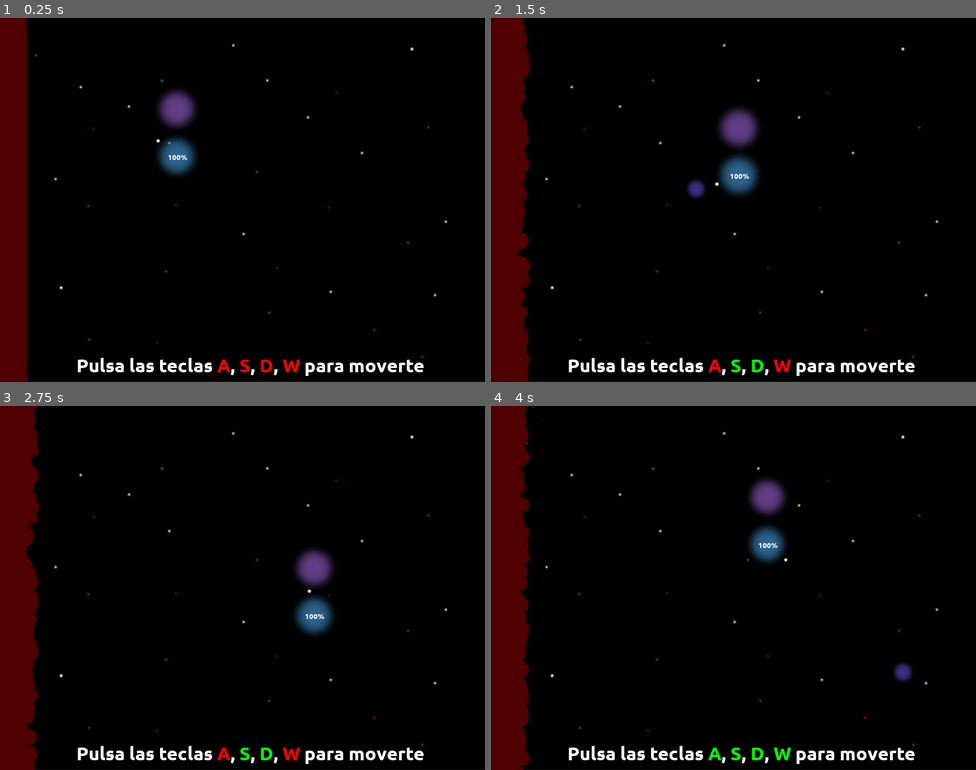
Above: before the commit, frames 1-4 (two rows, left to right).
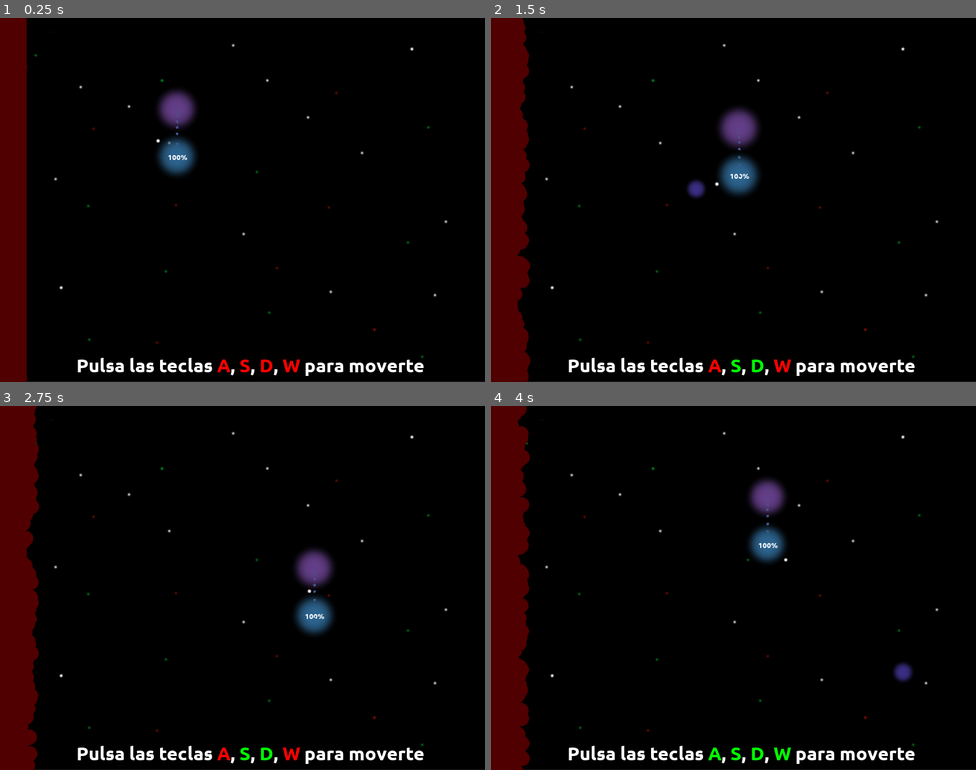
Above: after the commit, the same moments.

Repository: moisesjbc/cinco-etapas
Game: Godot game, scene res://scenes/main_scene/main_scene.tscn
Two runs of this game, one before a commit and one after it. Both use one fixed random seed, a clock stepped at 60 frames per second and the inputs below.
Inputs (mouse positions are in pixels of both pictures, inside the frame that each line leads up to):
- Up to frame 1 (0.25 s): no input
- Up to frame 2 (1.5 s): tap Enter at 0.5 s; move the mouse to (840, 181) at 0.52 s; hold Right (ui_right) 0.53-1.28 s; tap Space at 0.6, 0.77, 1.07, 1.35 s; click (840, 181) at 0.67 s; move the mouse to (636, 218) at 1.27 s; hold Down (ui_down) from 1.28 s (still down); click (636, 218) at 1.42 s
- Up to frame 3 (2.75 s): tap Space at 1.52, 1.82, 2.1 s; move the mouse to (291, 507) at 2.02 s; release Down (ui_down) at 2.03 s; hold Right (ui_right) from 2.03 s (still down); click (291, 507) at 2.17 s
- Up to frame 4 (4 s): move the mouse to (709, 660) at 2.77 s; release Right (ui_right) at 2.78 s; hold Up (ui_up) 2.78-3.53 s; tap Space at 2.85, 3.02, 3.32, 3.6, 3.77 s; click (709, 660) at 2.92 s; move the mouse to (879, 642) at 3.52 s; hold Left (ui_left) from 3.53 s (still down); click (879, 642) at 3.67 s

The runs differ from the first frame. In frame 1, less than 0.1% of the frame differs, in the area x 36-37%, y 28-35%; in frame 2, 0.2%; in frame 3, 0.1%; in frame 4, 0.3%, in the area x 5-58%, y 2-95%.

Commit message:
Added particles links

Diff:
--- a/godot-project/scenes/friend/friend.gd
+++ b/godot-project/scenes/friend/friend.gd
@@ -6,6 +6,8 @@
 onready var player
 var is_sticked: bool = false
 var speed: int
+var link_scene = preload("res://scenes/particles_link/particles_link.tscn")
+var link = null
 
 func _ready():
 	player = get_node("/root/main_scene/player")
@@ -26,7 +28,10 @@
 		get_parent().remove_child(self)
 		player.add_child(self)
 		player.stick_friend(self)
+		link = link_scene.instance()
+		add_child(link)
 		global_position = position
+		link.link($energy_ball, player.get_node("energy_ball"))
 		set_physics_process(false)
 
 func move_away():
--- a/godot-project/scenes/main_scene/main_scene.gd
+++ b/godot-project/scenes/main_scene/main_scene.gd
@@ -10,7 +10,6 @@
 func _ready():
 	clean_npcs()
 	get_tree().paused = false
-	# TODO: Remove
 	change_state("tutorial_act_0")
 
 func change_state(new_state):
--- a/godot-project/scenes/main_scene/states/tutorial_act_2.gd
+++ b/godot-project/scenes/main_scene/states/tutorial_act_2.gd
@@ -9,7 +9,7 @@
 
 func update_text():
 	state_machine.set_text(
-		state_machine.get_instruction_text("Click derecho del ratón", shooting_learned) + " para disparar ",
+		state_machine.get_instruction_text("Click izquierdo del ratón", shooting_learned) + " para disparar ",
 		null, null, null)
 
 func input(event):
--- /dev/null
+++ b/godot-project/scenes/particles_link/particles_link.gd
@@ -0,0 +1,18 @@
+extends CPUParticles2D
+
+func _ready():
+	emitting = false
+
+func link(src_node, dst_node):
+	position = src_node.position
+	gravity = to_local(dst_node.global_position) - src_node.position
+	print("src_node.get_parent().name ", src_node.get_parent().name)
+	if src_node.get_parent().name != "loved_one":
+		lifetime = gravity.length() * 0.015
+	scale = Vector2.ONE
+	emitting = true
+	color_ramp.colors[0] = src_node.color
+	color_ramp.colors[1] = dst_node.color
+
+func break():
+	emitting = false
--- /dev/null
+++ b/godot-project/scenes/particles_link/particles_link.tscn
@@ -0,0 +1,21 @@
+[gd_scene load_steps=3 format=2]
+
+[ext_resource path="res://scenes/particles_link/particles_link.gd" type="Script" id=1]
+
+[sub_resource type="Gradient" id=1]
+colors = PoolColorArray( 0.388235, 0.243137, 0.529412, 1, 0.176471, 0.392157, 0.560784, 1 )
+
+[node name="particles" type="CPUParticles2D"]
+position = Vector2( 0, -83.4275 )
+amount = 10
+lifetime = 1.1
+preprocess = 2.0
+spread = 30.0
+angular_velocity_random = 1.0
+radial_accel = 3.0
+radial_accel_random = 1.0
+angle = 30.0
+angle_random = 1.0
+scale_amount = 5.0
+color_ramp = SubResource( 1 )
+script = ExtResource( 1 )
--- a/godot-project/scenes/player/player.gd
+++ b/godot-project/scenes/player/player.gd
@@ -23,6 +23,7 @@
 func _ready():
 	base_speed = initial_speed
 	update_life_label()
+	$particles_link.link($loved_one/sprite, $energy_ball)
 
 func _physics_process(delta):
 	var velocity: Vector2 = Vector2(0.0, 0.0)
@@ -103,6 +104,7 @@
 func loose_loved_one():
 	position = $loved_one.global_position
 	var loved_one = $loved_one
+	$particles_link.break()
 	take_damage(50)
 	remove_child(loved_one)
 	get_node("/root/main_scene").add_child(loved_one)
--- a/godot-project/scenes/player/player.tscn
+++ b/godot-project/scenes/player/player.tscn
@@ -1,5 +1,6 @@
-[gd_scene load_steps=7 format=2]
+[gd_scene load_steps=8 format=2]
 
+[ext_resource path="res://scenes/particles_link/particles_link.tscn" type="PackedScene" id=1]
 [ext_resource path="res://scenes/player/player.gd" type="Script" id=2]
 [ext_resource path="res://scenes/loved_one/loved_one.tscn" type="PackedScene" id=3]
 [ext_resource path="res://scenes/energy_ball/energy_ball.tscn" type="PackedScene" id=4]
@@ -19,7 +20,6 @@
 stick_penalty_by_friend = 20
 
 [node name="shape" type="CollisionShape2D" parent="."]
-visible = false
 shape = SubResource( 1 )
 
 [node name="bullet_respawn" type="Position2D" parent="."]
@@ -49,4 +49,6 @@
 __meta__ = {
 "_edit_use_anchors_": false
 }
+
+[node name="particles_link" parent="." instance=ExtResource( 1 )]
 [connection signal="timeout" from="healing_timer" to="." method="_on_healing_timer_timeout"]
